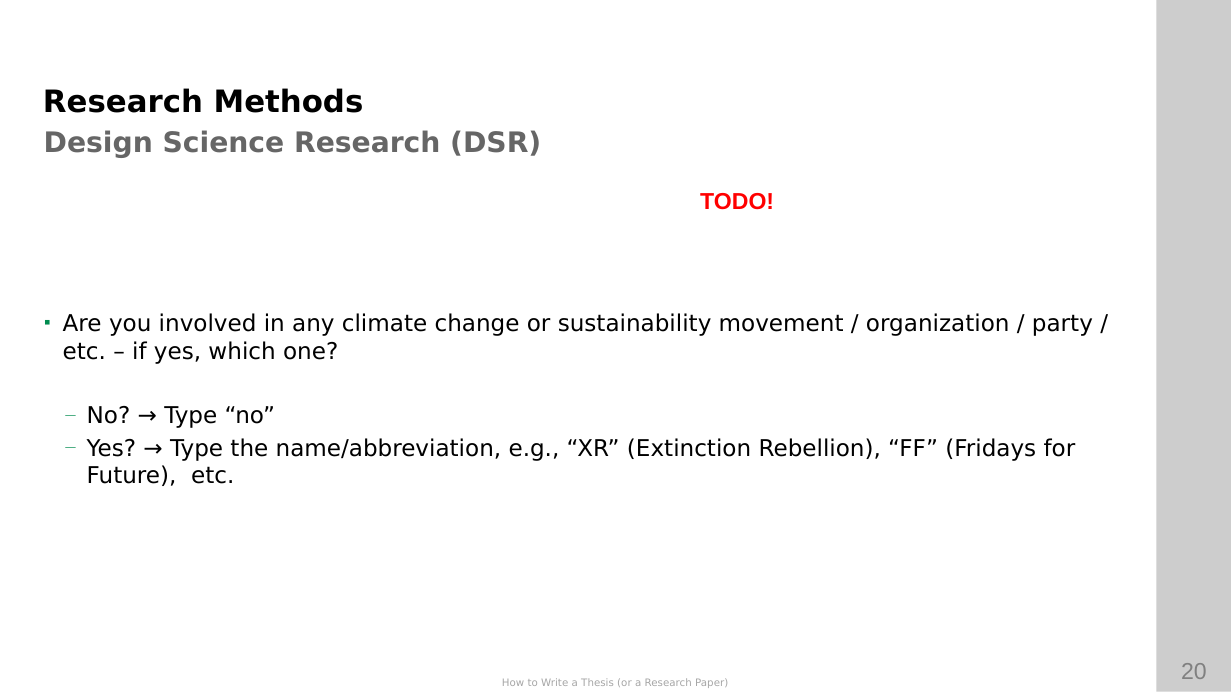
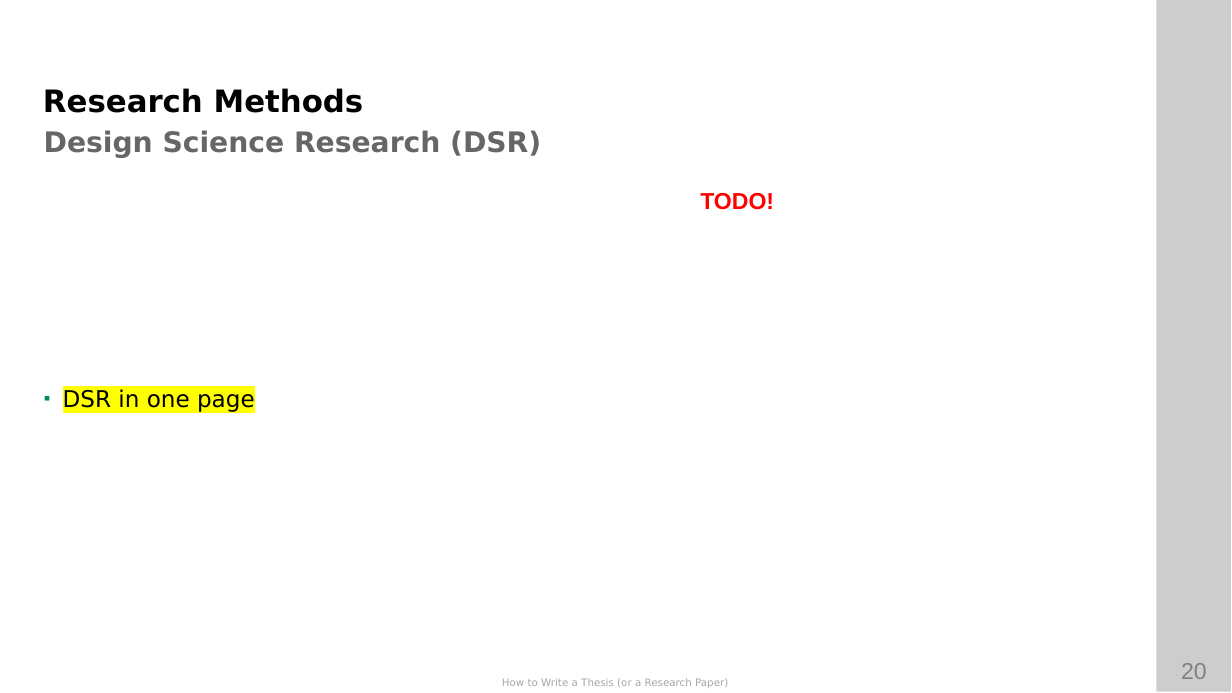
Before and after one commit to ETCE-LAB/How-To-Write-A-Paper-Thesis, a slide deck: slide 20 of How-to-Write-A-Paper-Thesis.pptx. Drawn at 1232x693 pixels with LibreOffice and Linux fonts; fonts in the diff are those of the drawing; background and template pictures are left out. Boxes give left, top, right and bottom in pixels: in the first picture for what was removed or moved away, otherwise in the second. Text is boxed around its words. In the diff, an @@ line names an element or a change of style, - is before the commit and + after.

```diff
--- a/How-to-Write-A-Paper-Thesis.pptx
+++ b/How-to-Write-A-Paper-Thesis.pptx
@@ text at box(63, 389, 255, 412): text changed @@
-▪ Are you involved in any climate change or sustainability movement / organization / party / etc. – if yes, which one?
-  — No? → Type “no”
-  — Yes? → Type the name/abbreviation, e.g., “XR” (Extinction Rebellion), “FF” (Fridays for Future), etc.
+▪ DSR in one page
```
Also in this commit, not shown: 11 other slides changed, 6 slides added, 2 slides removed, 3 other files.
